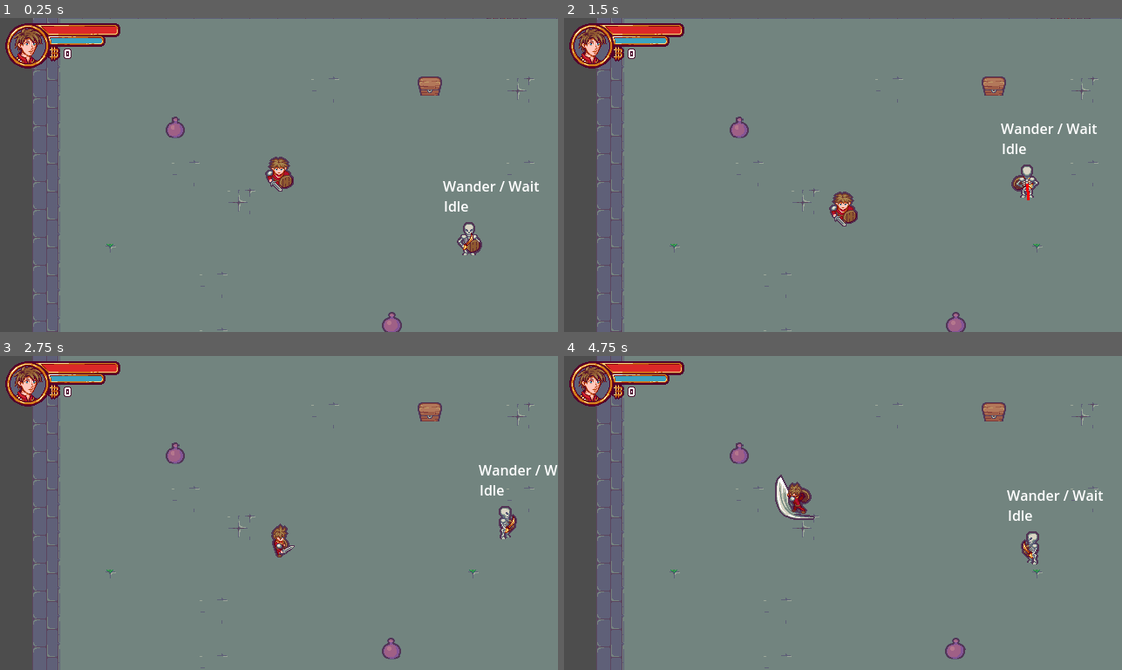
Above: before the commit, frames 1-4 (two rows, left to right).
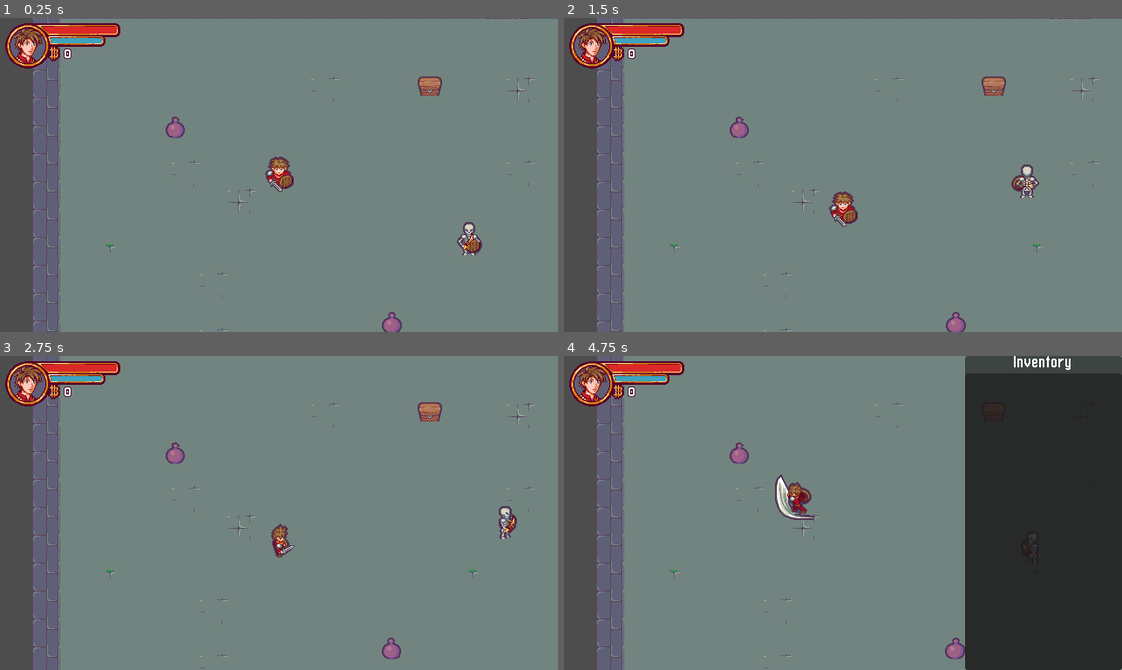
Above: after the commit, the same moments.

Repository: sylvainlap/game-002
Game: Godot game, scene res://Scenes/Levels/level.tscn
The game is run twice, just before and just after one commit, with the same random seed, the same clock (stepped at 60 frames per second) and the same inputs.
Inputs:
- Up to frame 1 (0.25 s): no input
- Up to frame 2 (1.5 s): tap Enter (ui_accept) at 0.5, 0.77 s; hold Right (ui_right) 0.53-1.28 s; hold Ctrl (block) 0.53-1.28 s; hold Down (ui_down) from 1.28 s (still down); tap Ctrl (block) at 1.35 s
- Up to frame 3 (2.75 s): tap Enter (ui_accept) at 1.52 s; release Down (ui_down) at 2.03 s; hold Right (ui_right) from 2.03 s (still down); hold Ctrl (block) from 2.03 s (still down)
- Up to frame 4 (4.75 s): release Right (ui_right) at 2.78 s; release Ctrl (block) at 2.78 s; hold Up (ui_up) 2.78-3.53 s; tap Ctrl (block) at 2.85, 4.35 s; tap Enter (ui_accept) at 3.02, 3.77, 4.52 s; hold Ctrl (block) 3.53-4.28 s; hold Left (ui_left) from 3.53 s (still down); tap I (inventory) at 4.15 s

The runs differ from the first frame. In frame 1, 0.3% of the frame differs, in the area x 79-97%, y 51-62%; in frame 2, 0.4%; in frame 3, 0.3%; in frame 4, 28%, in the area x 71-100%, y 0-100%.

Commit message:
chore: video 22 finished

Diff:
--- a/Scenes/Actors/Enemies/Skeleton/skeleton.tscn
+++ b/Scenes/Actors/Enemies/Skeleton/skeleton.tscn
@@ -552,6 +552,7 @@
 script = ExtResource("3_nu6cx")
 
 [node name="StateLabel" type="Label" parent="StateMachine" index="3"]
+visible = false
 offset_left = -29.0
 offset_top = -52.0
 offset_right = 30.0
@@ -587,6 +588,7 @@
 script = ExtResource("13_ihpti")
 
 [node name="StateLabel" type="Label" parent="BehaviourTree" index="4"]
+visible = false
 offset_left = -30.0
 offset_top = -75.0
 offset_right = 30.0
@@ -595,17 +597,11 @@
 size_flags_vertical = 0
 script = ExtResource("5_ttfk5")
 
-[node name="ChaseArea" parent="." index="5"]
-visible = false
-
 [node name="CollisionShape2D" parent="ChaseArea" index="0"]
 shape = SubResource("CircleShape2D_4uts0")
 
-[node name="AttackArea" parent="." index="6"]
-visible = false
-
 [node name="CollisionShape2D" parent="AttackArea" index="0"]
 shape = SubResource("CircleShape2D_lrjjw")
 
 [node name="PathLine" parent="." index="7"]
-visible = true
+visible = false
--- a/Scenes/Levels/level.tscn
+++ b/Scenes/Levels/level.tscn
@@ -14,7 +14,9 @@
 [ext_resource type="Script" path="res://Scenes/Levels/item_factory.gd" id="10_cxcgg"]
 [ext_resource type="PackedScene" uid="uid://c6wmus4cqvgq6" path="res://Scenes/Actors/Enemies/Skeleton/skeleton.tscn" id="11_2atqc"]
 [ext_resource type="Script" path="res://Scenes/UI/Inventory/inventory.gd" id="13_bfcrs"]
+[ext_resource type="Script" path="res://Scenes/UI/Inventory/inventory_data_manager.gd" id="14_d0qw1"]
 [ext_resource type="PackedScene" uid="uid://dl0xd27c1ckhp" path="res://Scenes/InteractiveObjects/Door/door.tscn" id="14_n5fte"]
+[ext_resource type="Script" path="res://Scenes/UI/Inventory/inventory_item_list.gd" id="15_kp0w1"]
 
 [sub_resource type="TileSetAtlasSource" id="TileSetAtlasSource_2tawl"]
 texture = ExtResource("2_tltmk")
@@ -225,10 +227,45 @@
 text = "0"
 
 [node name="Inventory" type="Control" parent="UI_Container/UI"]
-anchors_preset = 0
-offset_right = 40.0
-offset_bottom = 40.0
+layout_mode = 1
+anchors_preset = 15
+anchor_right = 1.0
+anchor_bottom = 1.0
+grow_horizontal = 2
+grow_vertical = 2
 script = ExtResource("13_bfcrs")
+
+[node name="InventoryDataManager" type="Node2D" parent="UI_Container/UI/Inventory"]
+script = ExtResource("14_d0qw1")
+
+[node name="Panel" type="Panel" parent="UI_Container/UI/Inventory"]
+layout_mode = 1
+anchors_preset = 11
+anchor_left = 1.0
+anchor_right = 1.0
+anchor_bottom = 1.0
+offset_right = 180.0
+grow_horizontal = 0
+grow_vertical = 2
+
+[node name="VBoxContainer" type="VBoxContainer" parent="UI_Container/UI/Inventory/Panel"]
+layout_mode = 1
+anchors_preset = 15
+anchor_right = 1.0
+anchor_bottom = 1.0
+grow_horizontal = 2
+grow_vertical = 2
+
+[node name="Label" type="Label" parent="UI_Container/UI/Inventory/Panel/VBoxContainer"]
+layout_mode = 2
+theme_override_fonts/font = ExtResource("8_o85kg")
+text = "Inventory"
+horizontal_alignment = 1
+
+[node name="InventoryItemList" type="ItemList" parent="UI_Container/UI/Inventory/Panel/VBoxContainer"]
+layout_mode = 2
+size_flags_vertical = 3
+script = ExtResource("15_kp0w1")
 
 [node name="Skeleton" parent="." instance=ExtResource("11_2atqc")]
 position = Vector2(501, 319)
@@ -236,3 +273,6 @@
 
 [node name="Door" parent="." instance=ExtResource("14_n5fte")]
 position = Vector2(544, 32)
+
+[connection signal="item_added" from="UI_Container/UI/Inventory/InventoryDataManager" to="UI_Container/UI/Inventory/Panel/VBoxContainer/InventoryItemList" method="_on_inventory_data_manager_item_added"]
+[connection signal="item_removed" from="UI_Container/UI/Inventory/InventoryDataManager" to="UI_Container/UI/Inventory/Panel/VBoxContainer/InventoryItemList" method="_on_inventory_data_manager_item_removed"]
--- a/Scenes/UI/Inventory/inventory.gd
+++ b/Scenes/UI/Inventory/inventory.gd
@@ -1,66 +1,33 @@
 extends Control
 class_name Inventory
 
-var item_amount_list: Array[ItemAmount] = []
+signal showed_changed
 
-
-class ItemAmount:
-	var amount: int = 0
-	var item_data: ItemData = null
-
-	func _init(_amount: int, _item_data: ItemData) -> void:
-		amount = _amount
-		item_data = _item_data
+var showed: bool = false : set = set_showed
 
 
 func _ready() -> void:
-	EVENTS.object_collected.connect(_on_EVENTS_object_collected)
+	showed_changed.connect(_on_showed_changed)
 
 
 func _input(event: InputEvent) -> void:
 	if Input.is_action_just_pressed("inventory"):
-		_print_inventory()
+		set_showed(!showed)
 
 
-func _find_item_idx(item_data: ItemData) -> int:
-	for i in range(item_amount_list.size()):
-		if item_amount_list[i].item_data == item_data:
-			return i
-
-	return -1
+func set_showed(value: bool) -> void:
+	if showed != value:
+		showed = value
+		showed_changed.emit()
 
 
-func _append_item(item_data: ItemData, amount: int = 1) -> void:
-	var idx = _find_item_idx(item_data)
-
-	if idx == -1:
-		item_amount_list.append(ItemAmount.new(amount, item_data))
-	else:
-		item_amount_list[idx].amount += amount
+func _animation() -> void:
+	var visibility_tween = get_tree().create_tween()
+	if showed:
+		visibility_tween.tween_property(self, "position:x", -180, 0.5).set_trans(Tween.TRANS_CUBIC)
+	if !showed:
+		visibility_tween.tween_property(self, "position:x", 0, 0.5).set_trans(Tween.TRANS_CUBIC)
 
 
-func _remove_item(item_data: ItemData, amount: int = 1) -> void:
-	var idx = _find_item_idx(item_data)
-
-	if idx == -1:
-		push_error("%s cound not be removed from the list." % item_data.item_name)
-	else:
-		item_amount_list[idx].amount -= amount
-
-		if item_amount_list[idx].amount < 0:
-			item_amount_list.remove_at(idx)
-
-
-func _print_inventory() -> void:
-	print("--- INVENTORY CONTENT ---")
-	print("")
-	for item_amount in item_amount_list:
-		print(item_amount.item_data.item_name + ": " + str(item_amount.amount))
-	print("")
-	print("-------------------------")
-	print("")
-
-
-func _on_EVENTS_object_collected(object: Node2D) -> void:
-	if object is Item:
-		_append_item(object.item_data)
+func _on_showed_changed() -> void:
+	_animation()
--- /dev/null
+++ b/Scenes/UI/Inventory/inventory_data_manager.gd
@@ -0,0 +1,54 @@
+extends Node2D
+class_name InventoryDataManager
+
+signal item_added
+signal item_removed
+
+var item_amount_list: Array[ItemAmount] = []
+
+
+func _ready() -> void:
+	EVENTS.object_collected.connect(_on_EVENTS_object_collected)
+
+
+func _find_item_idx(item_data: ItemData) -> int:
+	for i in range(item_amount_list.size()):
+		if item_amount_list[i].item_data == item_data:
+			return i
+
+	return -1
+
+
+func _append_item(item_data: ItemData, amount: int = 1) -> void:
+	var idx = _find_item_idx(item_data)
+	var item_amount = null
+
+	if idx == -1:
+		item_amount = ItemAmount.new(amount, item_data)
+		item_amount_list.append(item_amount)
+	else:
+		item_amount = item_amount_list[idx]
+		item_amount.amount += amount
+
+	item_added.emit(item_amount)
+
+
+func _remove_item(item_data: ItemData, amount: int = 1) -> void:
+	var idx = _find_item_idx(item_data)
+	var item_amount = null
+
+	if idx == -1:
+		push_error("%s cound not be removed from the list." % item_data.item_name)
+	else:
+		item_amount = item_amount_list[idx]
+		item_amount.amount -= amount
+
+		item_removed.emit(item_amount_list[idx])
+
+		if item_amount_list[idx].amount < 0:
+			item_amount_list.remove_at(idx)
+
+
+func _on_EVENTS_object_collected(object: Node2D) -> void:
+	if object is Item:
+		_append_item(object.item_data)
--- /dev/null
+++ b/Scenes/UI/Inventory/inventory_item_list.gd
@@ -0,0 +1,33 @@
+extends ItemList
+class_name InventoryItemList
+
+
+func _find_item_in_list(item_amount: ItemAmount) -> int:
+	for i in range(get_item_count()):
+		if get_item_metadata(i) == item_amount:
+			return i
+
+	return -1
+
+
+func update_item_display(item_amount: ItemAmount) -> void:
+	var idx = _find_item_in_list(item_amount)
+	var text = "%s: %d" % [item_amount.item_data.item_name, item_amount.amount]
+
+	if idx == -1:
+		add_item(text, item_amount.item_data.inventory_texture, true)
+		idx = get_item_count() -1
+		set_item_metadata(idx, item_amount)
+	else:
+		if item_amount.amount <= 0:
+			remove_item(idx)
+		else:
+			set_item_text(idx, text)
+
+
+func _on_inventory_data_manager_item_added(item_amount: ItemAmount) -> void:
+	update_item_display(item_amount)
+
+
+func _on_inventory_data_manager_item_removed(item_amount: ItemAmount) -> void:
+	update_item_display(item_amount)
--- /dev/null
+++ b/Scenes/UI/Inventory/item_amount.gd
@@ -0,0 +1,10 @@
+extends Object
+class_name ItemAmount
+
+var amount: int = 0
+var item_data: ItemData = null
+
+
+func _init(_amount: int, _item_data: ItemData) -> void:
+	amount = _amount
+	item_data = _item_data
Not shown: 1 places in Scenes/Levels/level.tscn that only renumber resources
